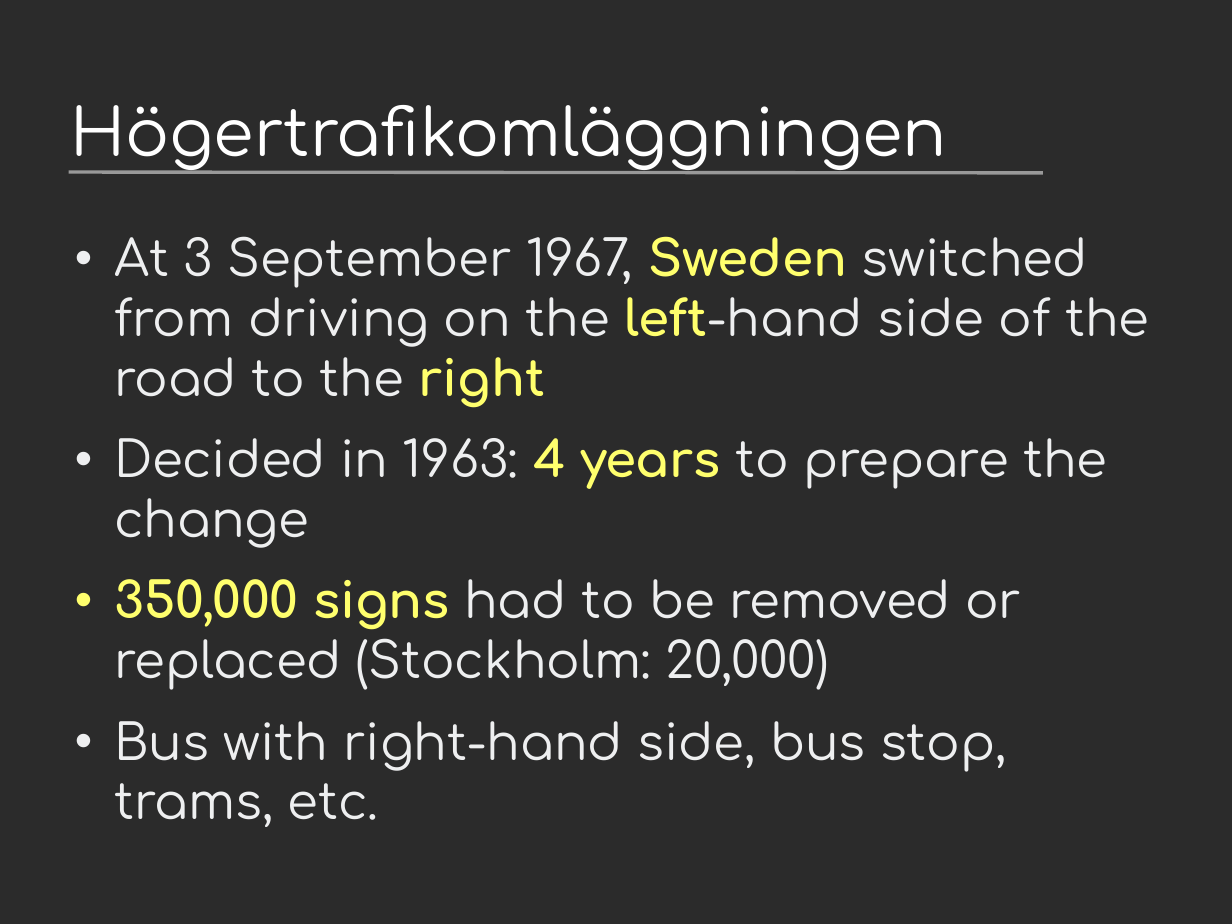
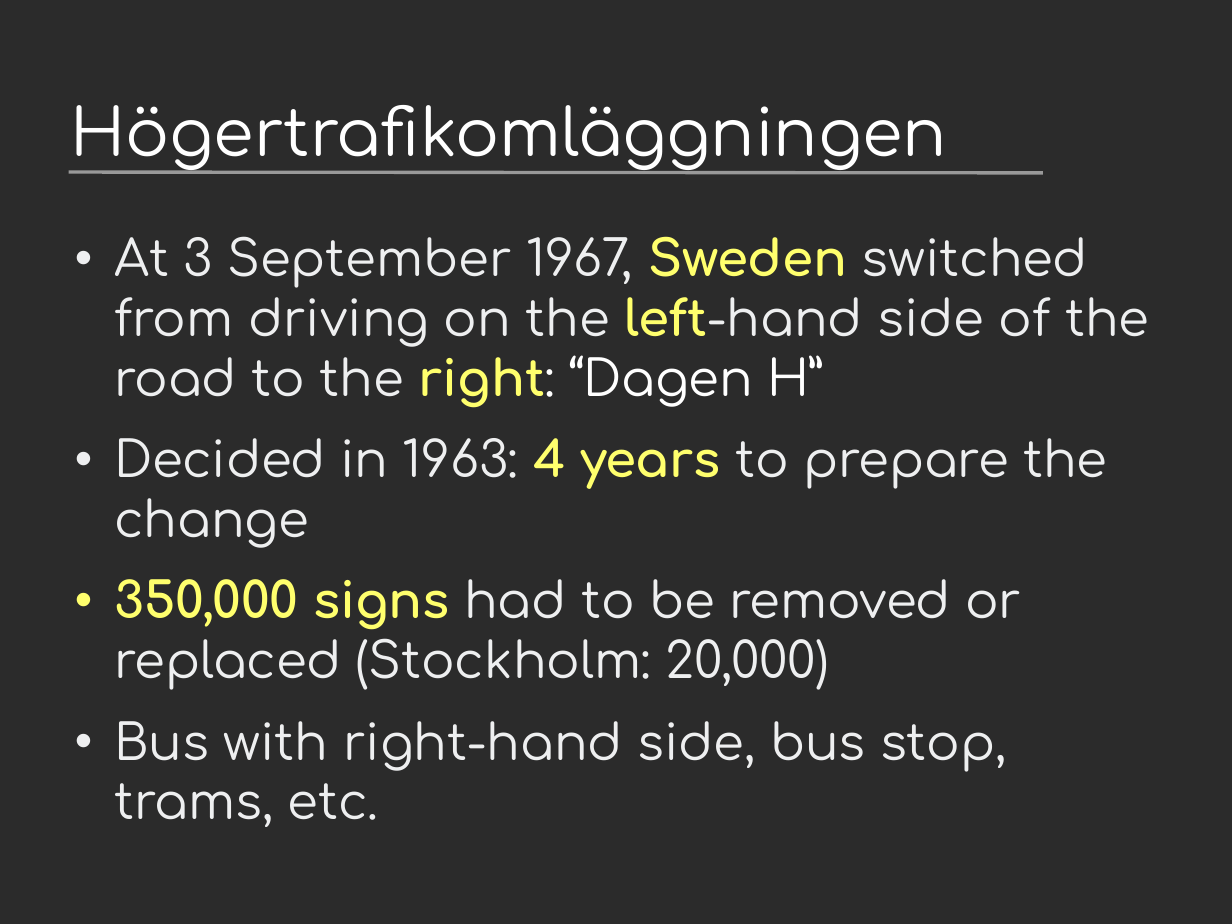
Before and after one commit to vstinner/talks, a slide deck: slide 13 of 2022-PyconAPAC/python-incompatible-changes.odp. Drawn at 1232x924 pixels with LibreOffice and Linux fonts; fonts in the diff are those of the drawing; background and template pictures are left out; a plain dark background stands for a picture behind light text. Boxes give left, top, right and bottom in pixels: in the first picture for what was removed or moved away, otherwise in the second. Text is boxed around its words. In the diff, an @@ line names an element or a change of style, - is before the commit and + after.

```diff
--- a/2022-PyconAPAC/python-incompatible-changes.odp
+++ b/2022-PyconAPAC/python-incompatible-changes.odp
@@ text at [114,236,1149,408]: text changed @@
-• At 3 September 1967, Sweden switched from driving on the left-hand side of the road to the right
+• At 3 September 1967, Sweden switched from driving on the left-hand side of the road to the right: “Dagen H”
```
Also in this commit, not shown: 16 other slides changed, 12 slides added, 1 slide removed, 1 other file.
